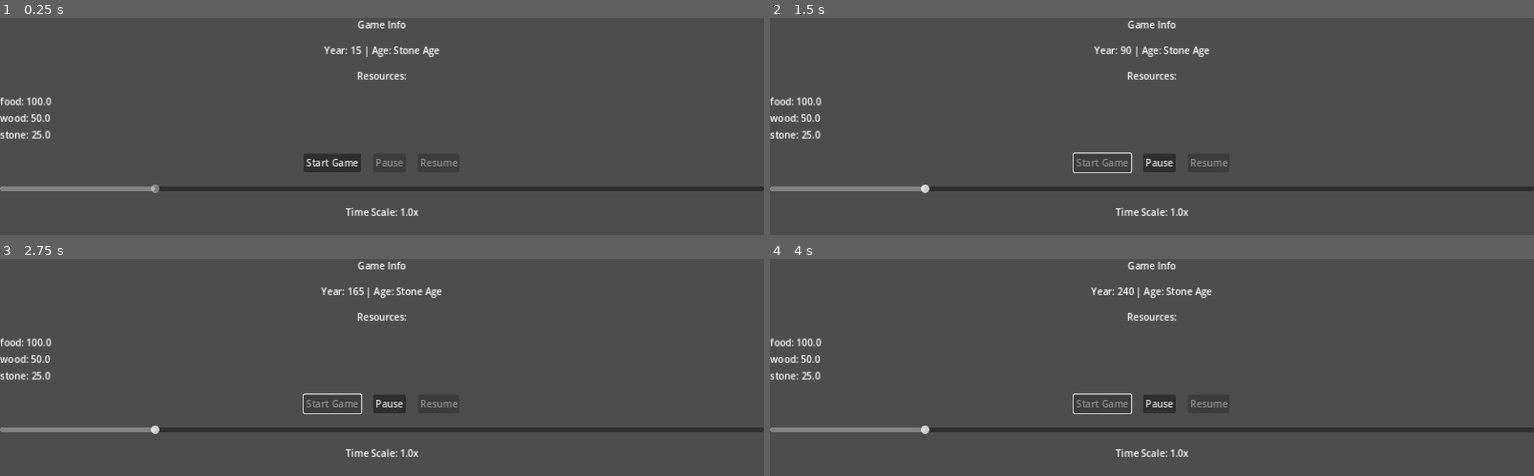
Above: before the commit, frames 1-4 (two rows, left to right).
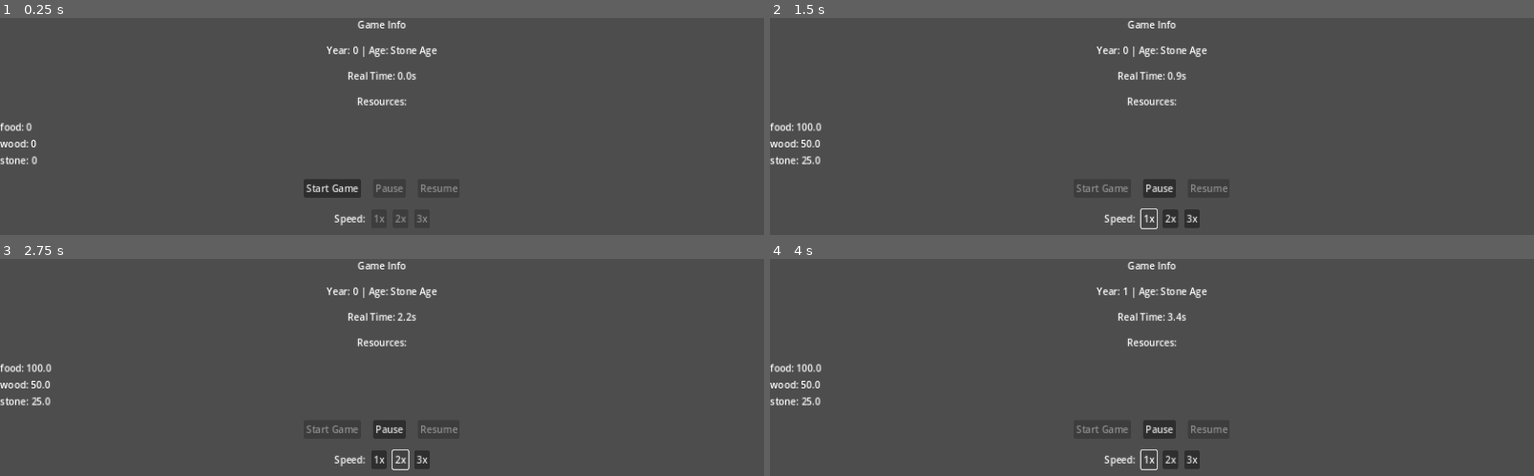
Above: after the commit, the same moments.

Repository: Tyler-Lundin/lost-star-0
Game: Godot game, scene res://scenes/game/main_game.tscn
Two runs of this game, one before a commit and one after it. Both use one fixed random seed, a clock stepped at 60 frames per second and the inputs below.
Inputs (mouse positions are in pixels of both pictures, inside the frame that each line leads up to):
- Up to frame 1 (0.25 s): no input
- Up to frame 2 (1.5 s): click "Start Game" at 0.5 s; click (1152, 219) at 1.25 s, where only the run after the commit has a clickable "1x"
- Up to frame 3 (2.75 s): click (397, 460) at 2 s, where only the run after the commit has a clickable "2x"
- Up to frame 4 (4 s): click (1190, 460) at 2.75 s, where only the run after the commit has a clickable "3x"; click (1152, 460) at 3.5 s, where only the run after the commit has a clickable "1x"

The runs differ from the first frame. In frame 1, 5.0% of the frame differs, in the area x 0-100%, y 13-96%; in frame 2, 5.2%; in frame 3, 5.1%; in frame 4, 5.2%, in the area x 0-100%, y 13-98%.

Commit message:
Timeskip&DebugTimer

Diff:
--- a/scenes/game/main_game.tscn
+++ b/scenes/game/main_game.tscn
@@ -32,6 +32,11 @@
 text = "Year: 0 | Age: Stone Age"
 horizontal_alignment = 1
 
+[node name="DebugTimer" type="Label" parent="UI/VBoxContainer"]
+layout_mode = 2
+text = "Real Time: 0.0s"
+horizontal_alignment = 1
+
 [node name="ResourceInfo" type="Label" parent="UI/VBoxContainer"]
 layout_mode = 2
 text = "Resources:"
@@ -58,13 +63,23 @@
 layout_mode = 2
 text = "Resume"
 
-[node name="TimeScale" type="HSlider" parent="UI/VBoxContainer"]
+[node name="SpeedControls" type="HBoxContainer" parent="UI/VBoxContainer"]
 layout_mode = 2
-max_value = 5.0
-step = 0.1
-value = 1.0
+theme_override_constants/separation = 10
+alignment = 1
 
-[node name="TimeScaleLabel" type="Label" parent="UI/VBoxContainer"]
+[node name="SpeedLabel" type="Label" parent="UI/VBoxContainer/SpeedControls"]
 layout_mode = 2
-text = "Time Scale: 1.0x"
-horizontal_alignment = 1
+text = "Speed:"
+
+[node name="Speed1xButton" type="Button" parent="UI/VBoxContainer/SpeedControls"]
+layout_mode = 2
+text = "1x"
+
+[node name="Speed2xButton" type="Button" parent="UI/VBoxContainer/SpeedControls"]
+layout_mode = 2
+text = "2x"
+
+[node name="Speed3xButton" type="Button" parent="UI/VBoxContainer/SpeedControls"]
+layout_mode = 2
+text = "3x"
--- a/scripts/core/time_manager.gd
+++ b/scripts/core/time_manager.gd
@@ -1,14 +1,15 @@
 extends Node
 
 # Time-related constants
-const SECONDS_PER_YEAR: float = 60.0  # 1 real second = 1 game year
+const SECONDS_PER_YEAR: float = 0.2  # 5 real seconds = 1 game year (1/5 = 0.2)
 const YEARS_PER_AGE: int = 100
 
 # Current game time
-var current_year: int = 0
+var current_year: float = 0.0  # Changed to float to handle fractional years
 var current_age: String = "Stone Age"
 var time_scale: float = 1.0
 var is_paused: bool = false
+var is_game_started: bool = false  # New flag to track if game has started
 
 # Age progression data
 var age_progression: Dictionary = {
@@ -38,16 +39,17 @@
     # Connect to EventBus signals
     EventBus.game_paused.connect(_on_game_paused)
     EventBus.game_resumed.connect(_on_game_resumed)
+    EventBus.game_started.connect(_on_game_started)  # Connect to game started signal
 
     EventBus.debug("TimeManager initialized", "info")
 
 func _process(delta: float) -> void:
-    if is_paused:
+    if not is_game_started or is_paused:  # Check if game has started
         return
 
     # Update game time
     var time_delta = delta * time_scale
-    current_year += int(time_delta * SECONDS_PER_YEAR)
+    current_year += time_delta * SECONDS_PER_YEAR
 
     # Emit time advanced signal
     EventBus.time_advanced.emit(time_delta)
@@ -83,6 +85,10 @@
     time_scale = max(0.0, scale)  # Ensure non-negative
     EventBus.debug("Time scale set to " + str(time_scale), "info")
 
+func _on_game_started() -> void:
+    is_game_started = true
+    EventBus.debug("TimeManager: Game started", "info")
+
 func _on_game_paused() -> void:
     is_paused = true
 
@@ -95,14 +101,16 @@
         "current_year": current_year,
         "current_age": current_age,
         "time_scale": time_scale,
-        "is_paused": is_paused
+        "is_paused": is_paused,
+        "is_game_started": is_game_started
     }
 
 func load_save_data(data: Dictionary) -> void:
-    current_year = data.current_year
+    current_year = float(data.current_year)  # Ensure float type
     current_age = data.current_age
     time_scale = data.time_scale
     is_paused = data.is_paused
+    is_game_started = data.is_game_started
 
     EventBus.age_changed.emit(current_age)
     EventBus.debug("Time data loaded", "info")
--- a/scripts/game/main_game.gd
+++ b/scripts/game/main_game.gd
@@ -5,15 +5,21 @@
 @onready var start_button = $UI/VBoxContainer/Controls/StartButton
 @onready var pause_button = $UI/VBoxContainer/Controls/PauseButton
 @onready var resume_button = $UI/VBoxContainer/Controls/ResumeButton
-@onready var time_scale = $UI/VBoxContainer/TimeScale
-@onready var time_scale_label = $UI/VBoxContainer/TimeScaleLabel
+@onready var speed1x_button = $UI/VBoxContainer/SpeedControls/Speed1xButton
+@onready var speed2x_button = $UI/VBoxContainer/SpeedControls/Speed2xButton
+@onready var speed3x_button = $UI/VBoxContainer/SpeedControls/Speed3xButton
+@onready var debug_timer = $UI/VBoxContainer/DebugTimer
+
+var real_time_elapsed: float = 0.0
 
 func _ready() -> void:
     # Connect button signals
     start_button.pressed.connect(_on_start_pressed)
     pause_button.pressed.connect(_on_pause_pressed)
     resume_button.pressed.connect(_on_resume_pressed)
-    time_scale.value_changed.connect(_on_time_scale_changed)
+    speed1x_button.pressed.connect(_on_speed_1x_pressed)
+    speed2x_button.pressed.connect(_on_speed_2x_pressed)
+    speed3x_button.pressed.connect(_on_speed_3x_pressed)
 
     # Connect EventBus signals
     EventBus.time_advanced.connect(_on_time_advanced)
@@ -26,6 +32,7 @@
     # Initialize UI state
     _update_ui_state()
     _create_resource_labels()
+    _update_speed_buttons()
 
 func _create_resource_labels() -> void:
     # Clear existing labels
@@ -46,7 +53,17 @@
     start_button.disabled = is_started
     pause_button.disabled = not is_started or is_paused
     resume_button.disabled = not is_started or not is_paused
-    time_scale.editable = is_started and not is_paused
+
+    # Update speed buttons state
+    speed1x_button.disabled = not is_started or is_paused
+    speed2x_button.disabled = not is_started or is_paused
+    speed3x_button.disabled = not is_started or is_paused
+
+func _update_speed_buttons() -> void:
+    var current_speed = TimeManager.time_scale
+    speed1x_button.button_pressed = current_speed == 1.0
+    speed2x_button.button_pressed = current_speed == 2.0
+    speed3x_button.button_pressed = current_speed == 3.0
 
 func _on_start_pressed() -> void:
     GameManager.start_game()
@@ -57,9 +74,17 @@
 func _on_resume_pressed() -> void:
     GameManager.resume_game()
 
-func _on_time_scale_changed(value: float) -> void:
-    TimeManager.set_time_scale(value)
-    time_scale_label.text = "Time Scale: %.1fx" % value
+func _on_speed_1x_pressed() -> void:
+    TimeManager.set_time_scale(1.0)
+    _update_speed_buttons()
+
+func _on_speed_2x_pressed() -> void:
+    TimeManager.set_time_scale(2.0)
+    _update_speed_buttons()
+
+func _on_speed_3x_pressed() -> void:
+    TimeManager.set_time_scale(3.0)
+    _update_speed_buttons()
 
 func _on_time_advanced(delta: float) -> void:
     time_info.text = "Year: %d | Age: %s" % [TimeManager.current_year, TimeManager.current_age]
@@ -73,6 +98,7 @@
         label.text = "%s: %.1f" % [resource_type, amount]
 
 func _on_game_started() -> void:
+    real_time_elapsed = 0.0  # Reset timer when game starts
     _update_ui_state()
 
 func _on_game_paused() -> void:
@@ -80,3 +106,8 @@
 
 func _on_game_resumed() -> void:
     _update_ui_state()
+
+func _process(delta: float) -> void:
+    if GameManager.is_game_started and not GameManager.is_game_paused:
+        real_time_elapsed += delta
+        debug_timer.text = "Real Time: %.1fs" % real_time_elapsed
Not shown, changed: docs/command_line.md
